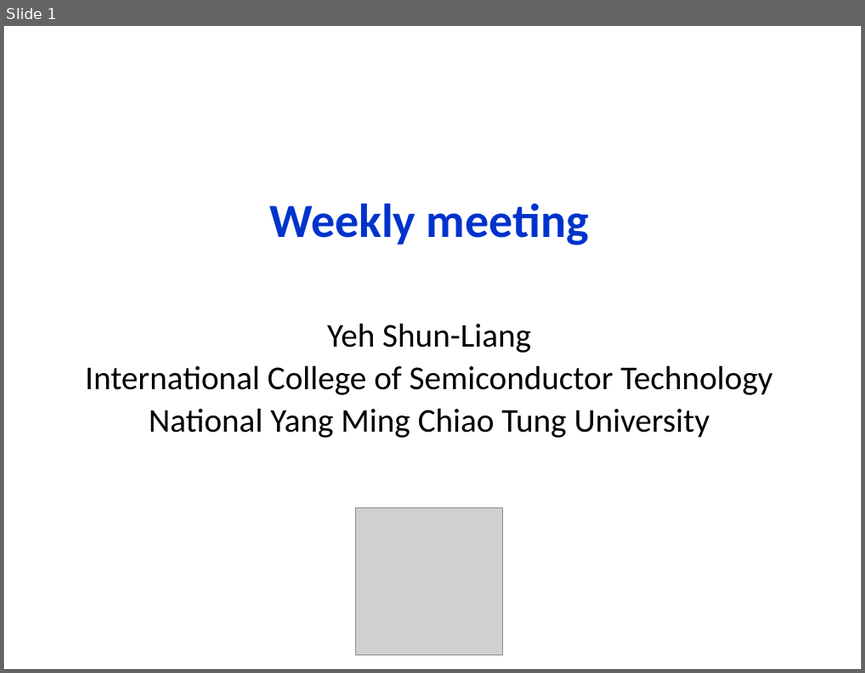
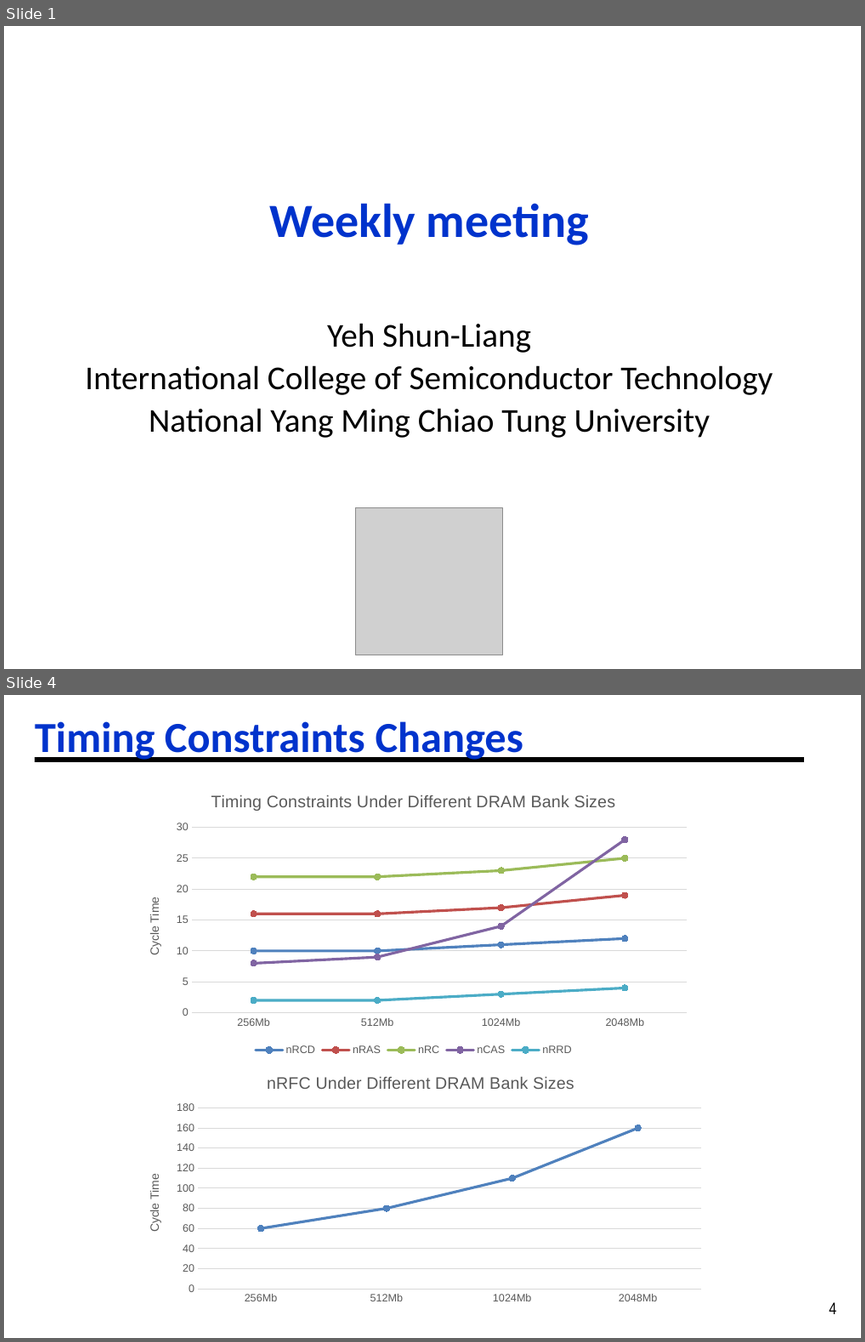
Before and after one commit to ph1223/Dram_controller, a slide deck: DRAM_System_Analysis/Copy of 2025_06_11_Bandwidth_Analysis_WUPR_Analysis (1).pptx. Shown one above the other, each under a label of ours: slide 1 before the commit, slides 1 and 4 after it; the slides between them are not shown. The pictures are 865x673 and 865x1342 pixels, drawn with LibreOffice and Linux fonts; fonts in the diff are those of the drawing; grey boxes stand for pictures. Boxes give left, top, right and bottom in pixels: in the first picture for what was removed or moved away, otherwise in the second. Text is boxed around its words. In the diff, an @@ line names an element or a change of style, - is before the commit and + after.

Commit message:
Update Presentation for bank analysis and Adjust the energy consumption for different bank configuration

```diff
--- a/DRAM_System_Analysis/Copy of 2025_06_11_Bandwidth_Analysis_WUPR_Analysis (1).pptx
+++ b/DRAM_System_Analysis/Copy of 2025_06_11_Bandwidth_Analysis_WUPR_Analysis (1).pptx
@@ slide 4 added at [4, 695, 861, 1338], background #FFFFFF @@
@@ title added at [35, 721, 523, 761], 36 pt, text #0033CC, bold @@
+Timing Constraints Changes
@@ line added from (35, 760) to (803, 760), #000000 4.5 pt @@
@@ line chart added at [129, 778, 698, 1060] @@
+title "Timing Constraints Under Different DRAM Bank Sizes "
+categories: 256Mb, 512Mb, 1024Mb, 2048Mb
+nRCD: 10, 10, 11, 12
+nRAS: 16, 16, 17, 19
+nRC: 22, 22, 23, 25
+nCAS: 8, 9, 14, 28
+nRRD: 2, 2, 3, 4
@@ line chart added at [129, 1059, 712, 1309] @@
+title "nRFC Under Different DRAM Bank Sizes "
+categories: 256Mb, 512Mb, 1024Mb, 2048Mb
+Series 1: 60, 80, 110, 160
@@ page number added at [828, 1302, 836, 1314], 14 pt, text #000000 @@
+4
```
Also in this commit, not shown: 1 slide changed, 8 other slides added, 11 slides removed, 30 other files.
